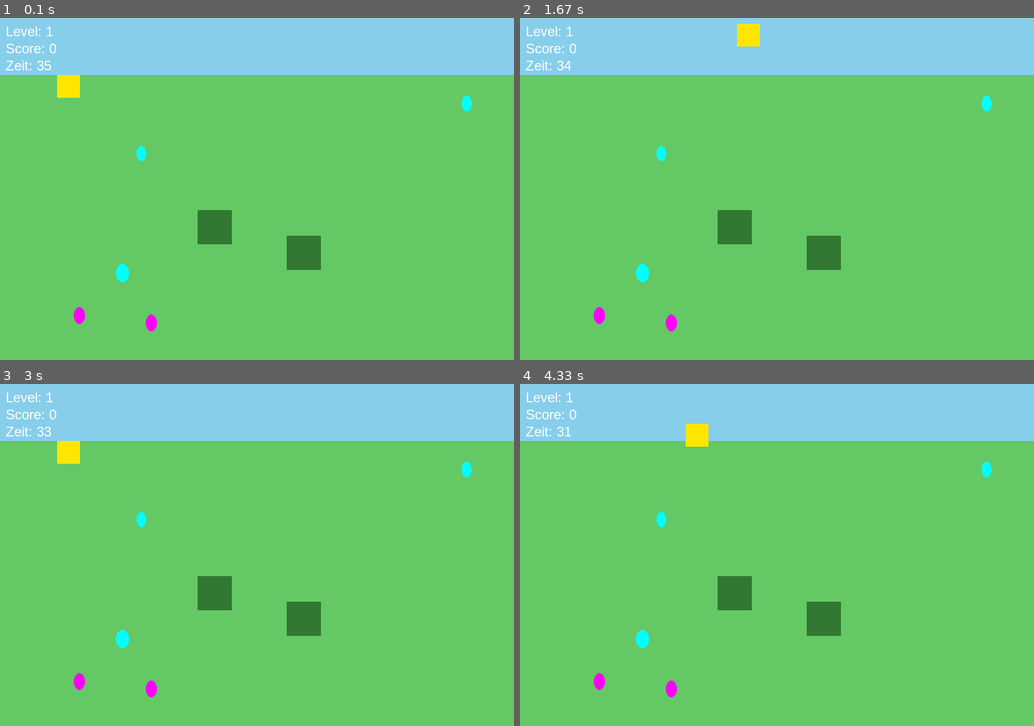
Above: before the commit, frames 1-4 (two rows, left to right).
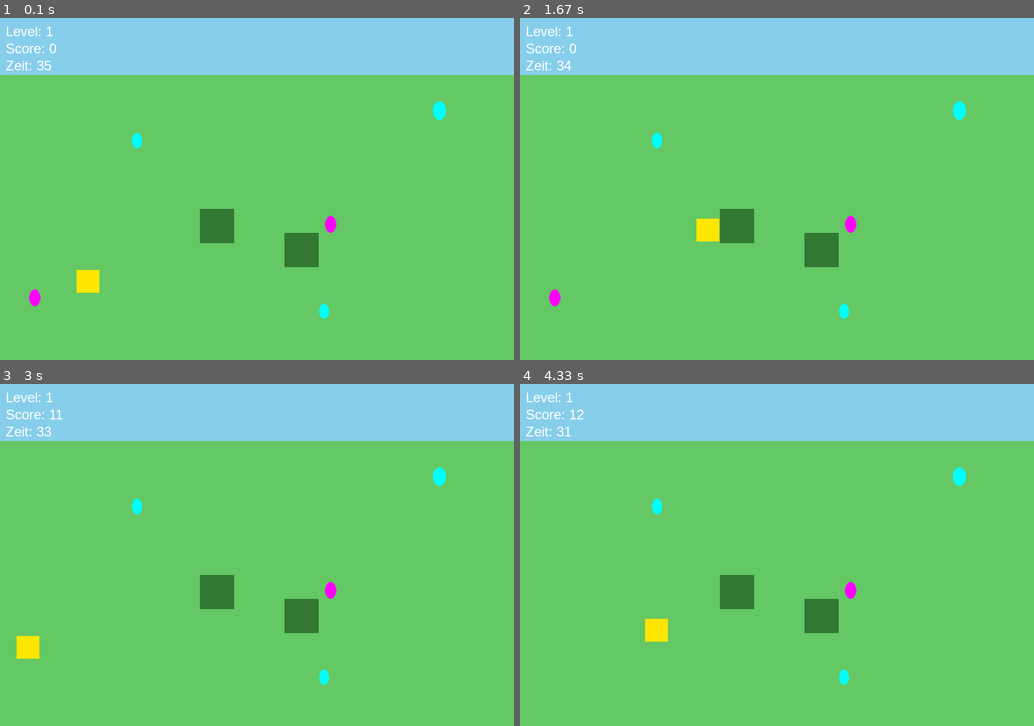
Above: after the commit, the same moments.

Repository: 7mi7miwork/level3-woche3-26
Game: pygame game, started from ostereier_spiel.py
The game is run twice, just before and just after one commit, with the same random seed, the same clock (stepped at 60 frames per second) and the same inputs.
Inputs:
- Up to frame 1 (0.1 s): no input
- Up to frame 2 (1.67 s): hold Right 0.33-0.8 s; hold Up 0.83-1.13 s; hold Right 1.17-1.63 s
- Up to frame 3 (3 s): hold Left 1.67-2.2 s; hold Down 2.23-2.53 s; hold Left 2.57-2.97 s
- Up to frame 4 (4.33 s): hold Up 3-3.37 s; hold Right 3.4-4.03 s; hold Down from 4.07 s (still down)

The runs differ from the first frame. In frame 1, 1.7% of the frame differs, in the area x 5-92%, y 16-92%; in frame 2, 1.7%; in frame 3, 1.7%; in frame 4, 1.7%.

Commit message:
Update ostereier_spiel.py

Diff:
--- a/ostereier_spiel.py
+++ b/ostereier_spiel.py
@@ -1,6 +1,5 @@
 import pygame
 import random
-import math
 
 pygame.init()
 
@@ -20,15 +19,22 @@
 YELLOW = (255, 230, 0)
 
 # Spieler
-player = pygame.Rect(100, 100, 40, 40)
+player = pygame.Rect(100, 120, 40, 40)
 speed = 5
 
 # Ei Klasse
 class Egg:
-    def __init__(self):
-        self.x = random.randint(50, WIDTH-50)
-        self.y = random.randint(100, HEIGHT-50)
-        self.size = random.randint(15, 25)
+    def __init__(self, obstacles):
+        while True:
+            self.size = random.randint(15, 25)
+            self.x = random.randint(20, WIDTH - self.size - 20)
+            self.y = random.randint(120, HEIGHT - self.size - 20)
+            rect = pygame.Rect(self.x, self.y, self.size, self.size)
+
+            # nicht in Hindernissen spawnen
+            if not any(rect.colliderect(o) for o in obstacles):
+                break
+
         self.color = random.choice([(255,0,0),(255,255,0),(0,255,255),(255,0,255)])
         self.collected = False
 
@@ -53,19 +59,34 @@
 # Hindernis
 obstacles = []
 
+def safe_player_spawn():
+    global player
+    while True:
+        new_player = pygame.Rect(random.randint(20, WIDTH-60), random.randint(120, HEIGHT-60), 40, 40)
+        if not any(new_player.colliderect(o) for o in obstacles):
+            return new_player
+
+
 def create_level(level):
-    global eggs, obstacles, time_left, start_ticks
-    eggs = [Egg() for _ in range(level * 5)]
+    global eggs, obstacles, time_left, start_ticks, player
+
+    # Hindernisse zuerst erzeugen
     obstacles = []
     for _ in range(level * 2):
-        obstacles.append(pygame.Rect(random.randint(0, WIDTH-60), random.randint(100, HEIGHT-60), 60, 60))
+        obstacles.append(pygame.Rect(random.randint(20, WIDTH-80), random.randint(120, HEIGHT-80), 60, 60))
+
+    # Spieler sicher platzieren
+    player = safe_player_spawn()
+
+    # Eier erzeugen (nicht in Hindernissen)
+    eggs = [Egg(obstacles) for _ in range(level * 5)]
+
     time_left = 30 + level * 5
     start_ticks = pygame.time.get_ticks()
 
 create_level(level)
 
 running = True
-win = False
 
 while running:
     screen.fill(BLUE)
@@ -83,8 +104,14 @@
     if keys[pygame.K_UP]: dy = -speed
     if keys[pygame.K_DOWN]: dy = speed
 
-    # Bewegung mit Kollisionsprüfung
+    # Bewegung vorbereiten
     new_player = player.move(dx, dy)
+
+    # Bildschirmbegrenzung (Fix gegen rauslaufen)
+    new_player.x = max(0, min(WIDTH - player.width, new_player.x))
+    new_player.y = max(100, min(HEIGHT - player.height, new_player.y))
+
+    # Kollisionsprüfung mit Hindernissen
     if not any(new_player.colliderect(o) for o in obstacles):
         player = new_player
 
